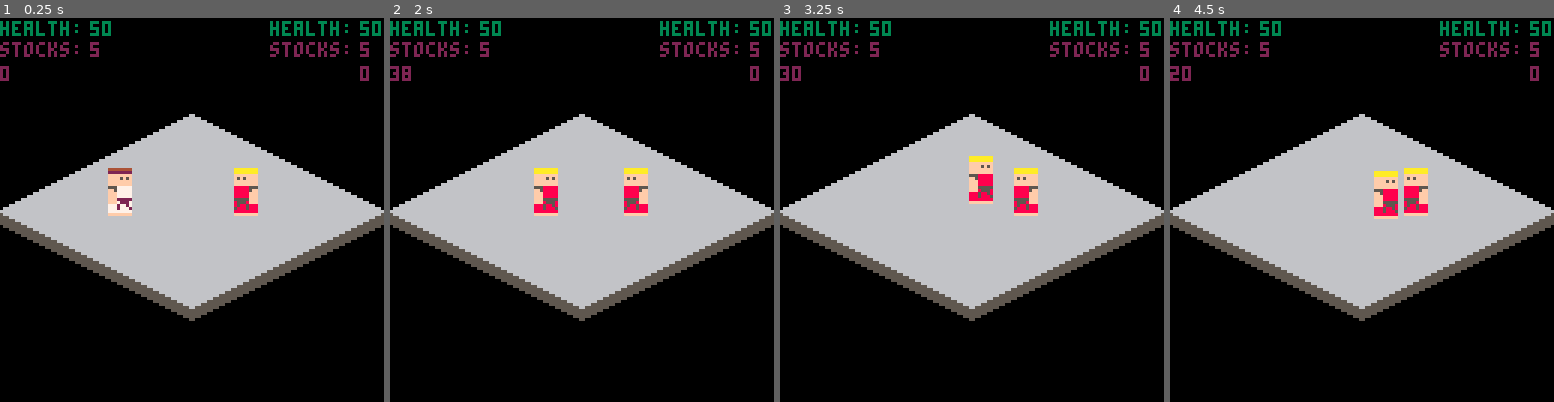
Above: before the commit, frames 1-4 (left to right).
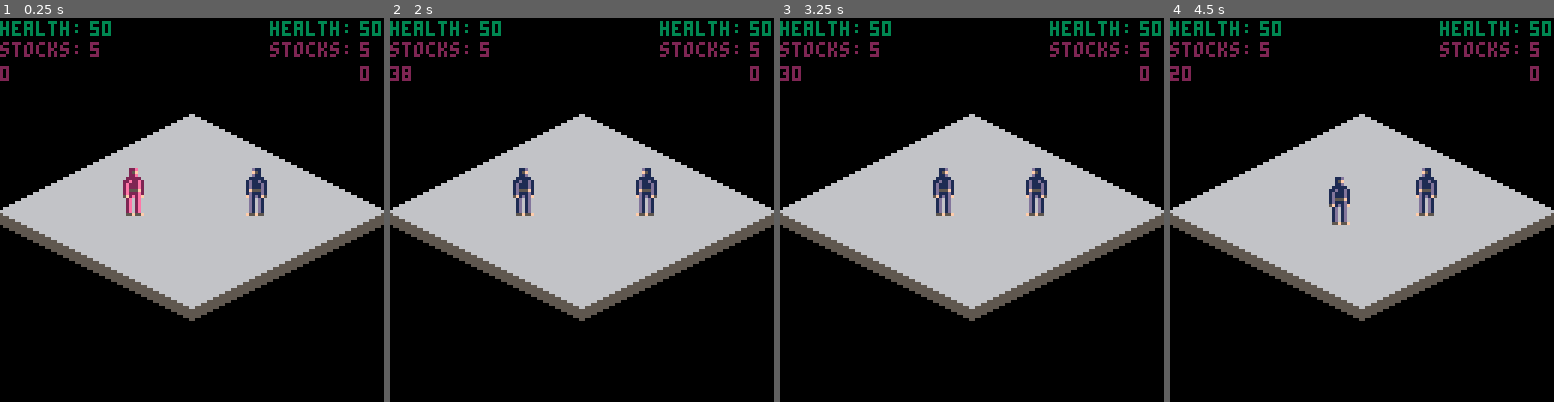
Above: after the commit, the same moments.

Repository: Trifectuh/Fantasy-Console-Projects
Game: PICO-8 cartridge isofight.p8
The game is run twice, just before and just after one commit, with the same random seed, the same clock (stepped at 60 frames per second) and the same inputs.
Inputs:
- Up to frame 1 (0.25 s): no input
- Up to frame 2 (2 s): tap X (X key) at 0.33, 1.07, 1.85 s; tap O (Z key) at 0.7, 1.7 s; hold Right from 1.6 s (still down)
- Up to frame 3 (3.25 s): release Right at 2.1 s; tap O (Z key) at 2.1, 2.5, 2.9 s; hold Up 2.15-2.42 s; hold Right 2.47-3.03 s; tap X (X key) at 2.97 s; hold Left from 3.08 s (still down)
- Up to frame 4 (4.5 s): tap O (Z key) at 3.3, 3.7, 4.1 s; release Left at 3.58 s; hold Down 3.63-3.97 s; hold Right from 4.02 s (still down); tap X (X key) at 4.08 s

The runs differ from the first frame. In frame 1, 2.0% of the frame differs, in the area x 28-70%, y 39-52%; in frame 2, 2.3%, in the area x 32-70%, y 39-52%; in frame 3, 2.3%; in frame 4, 2.3%.

Commit message:
janky animations, halt movement when attacking

Diff:
--- a/isofight.p8
+++ b/isofight.p8
@@ -17,6 +17,7 @@
      width=1,
      height=2,
      idlespr=0,
+     walkspr={2,0,4,6},
      drc=false,
      x=36,
      y=50,
@@ -26,6 +27,7 @@
      dy=0,
      framecounter=0,
      activemove=nil,
+     halt=false,
      --how you lose the game
      status={hp=50,
              stocks=5,
@@ -49,6 +51,7 @@
      width=1,
      height=2,
      idlespr=32,
+     walkspr={34,32,36,38},
      drc=true,
      x=78,
      y=50,
@@ -58,6 +61,7 @@
      dy=0,
      framecounter=0,
      activemove=nil,
+     halt=false,
      status={hp=50,
              stocks=5,
              attacking=false,
@@ -87,7 +91,9 @@
   c.dx=0 c.dy=0
   move(c)
   fall(c)
-  attacks(c) end
+  attacks(c)
+   end
+ face()
 end
 
 function _draw()
@@ -129,25 +135,57 @@
 end
 
 function drawchar(num)
- if p[num].framecounter<=0 then
-	 spr(p[num].idlespr,
-      p[num].x,
-	 	   p[num].y,
-      1,
-      2,
-      p[num].drc)
- else spr(p[num].activespr,
-      p[num].x,
-      p[num].y,
-      1,
-      2,
-      p[num].drc) end
+ if p[num].framecounter<=0
+ and p[num].walk==false then
+	 p[num].activespr=
+	 	p[num].idlespr end
+ spr(p[num].activespr,
+  		 p[num].x,
+     p[num].y,
+     2,
+     2,
+     p[num].drc)
+end
+
+function face()
+	if p[1].x<p[2].x then
+		p[1].drc=false
+		p[2].drc=true end
+	if p[1].x>p[2].x then
+		p[1].drc=true
+		p[2].drc=false end
+end
+
+function walk(c)
+	stride=6
+	if c.walkframe==nil then
+		c.walkframe=stride
+		c.activespr=c.walkspr[1]
+		c.walkframe-=1 end
+	if c.walkframe>0 then
+		c.activespr=c.activespr
+		c.walkframe-=1
+	elseif c.activespr==
+		c.walkspr[1] then
+		c.walkframe=stride
+		c.activespr=c.walkspr[2]
+	elseif c.activespr==
+		c.walkspr[2] then
+		c.walkframe=stride
+		c.activespr=c.walkspr[3]
+	elseif c.activespr==
+		c.walkspr[3] then
+		c.walkframe=stride
+		c.activespr=c.walkspr[4]
+	else c.walkframe=stride
+						c.activespr=c.walkspr[1]
+	end
 end
 
 function fall(c)
  clr=6
- if pget(c.x-1,c.y+17)!=clr
- and pget(c.x+8,c.y+17)!=clr
+ if pget(c.x-2,c.y+18)!=clr
+ and pget(c.x+9,c.y+18)!=clr
   then if c.status.felly==nil then
   		c.status.felly=c.y end
   	c.status.falling=true end
@@ -190,6 +228,7 @@
 end
 
 function move(char)
+if char.halt==false then
  if char.id==1 then op=p[2] end
  if char.id==2 then op=p[1] end
 
@@ -223,26 +262,30 @@
 
  ctrl=char.id-1
 	--check for btn then move
+	char.walk=false
 	if btn(0, ctrl)
  and coll==false then
-  char.dx = -0.5 end
+  char.dx = -0.5 char.walk=true end
  if btn(1, ctrl)
  and colr==false then
- 	char.dx = 0.5 end
+ 	char.dx = 0.5 char.walk=true end
  if btn(2, ctrl) then
   if cu==true then
    if char.y>=op.y+6
    or op.y>=char.y+5 then
-    char.dy = -0.25 end
-   else char.dy = -0.25 end end
+    char.dy = -0.25 char.walk=true end
+   else char.dy = -0.25 char.walk=true end end
  if btn(3, ctrl) then
  	if cu==true then
    if char.y<=op.y-6
    or op.y<=char.y-5 then
-    char.dy = 0.25 end
-   else char.dy = 0.25 end end
+    char.dy = 0.25 char.walk=true end
+   else char.dy = 0.25 char.walk=true end end
+ if char.walk then
+ 	walk(char) end
  char.x+=char.dx
  char.y+=char.dy
+end
 end
 
 function attacks(p)
@@ -256,21 +299,27 @@
 function atk1(c)
 	ctrl=c.id-1
 	--check for btn then atk1
-	if btn(5, ctrl)
- and c.framecounter<=0 then
+	if btn(5, ctrl) then
+ if c.framecounter<=0 then
+ 	c.halt=true
   c.activemove=1
   c.framecounter=c.moves.atk1.startup[1]+
                c.moves.atk1.active[1]+
                c.moves.atk1.recovery[1]
 		c.activespr=c.moves.atk1.startup[2]
- elseif c.activemove==1 then
+ end
+ if c.activemove==1 then
+ 	c.halt=true
   if c.framecounter>=c.moves.atk1.active[1]+
                      c.moves.atk1.recovery[1]
    then c.activespr=c.moves.atk1.startup[2]
   elseif c.framecounter>=c.moves.atk1.recovery[1]
    then c.activespr=c.moves.atk1.active[2]
-  else c.activespr=c.moves.atk1.recovery[2] end
- end
+  elseif c.framecounter>0
+   then c.activespr=c.moves.atk1.recovery[2]
+  else c.activemove=0 c.halt=false end end
+ else c.activemove=0
+ 					c.halt=false end
 end
 
 
Not shown, changed: 32 lines of the sprite sheet (__gfx__) section of isofight.p8
